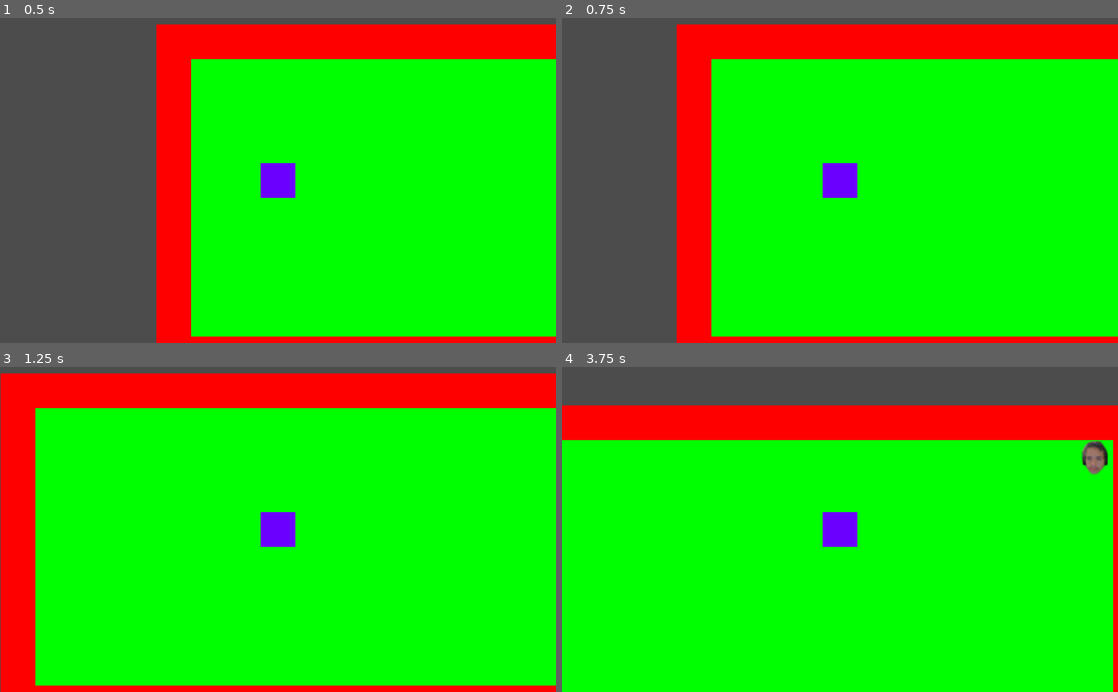
Above: before the commit, frames 1-4 (two rows, left to right).
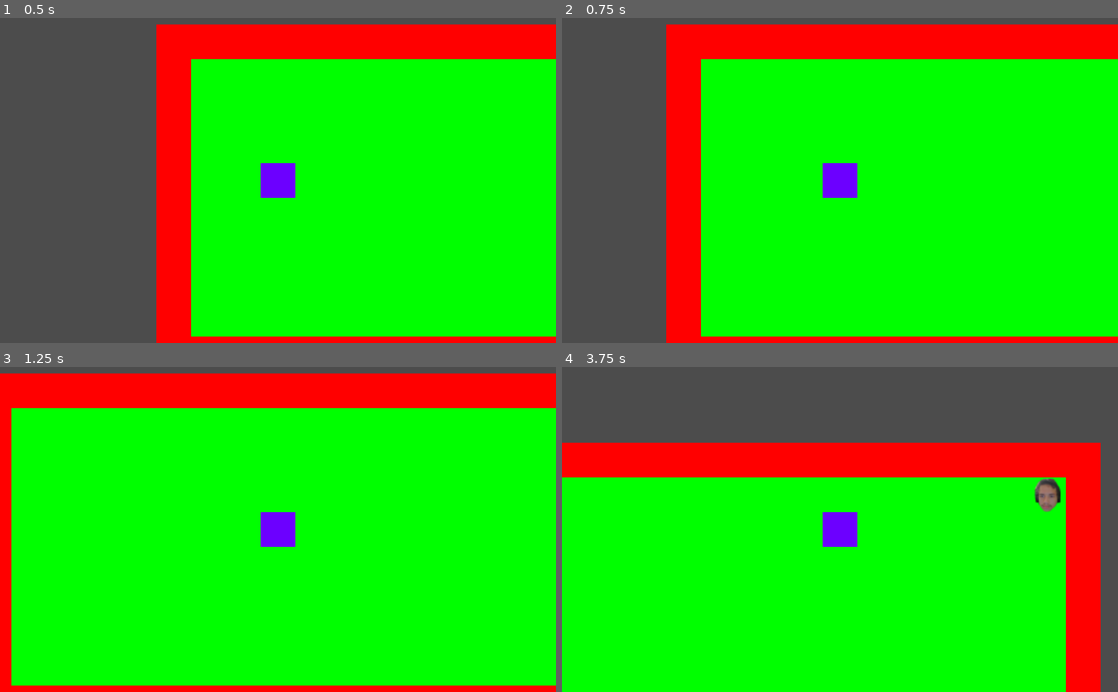
Above: after the commit, the same moments.

Repository: RobBobBot/Gameoff2022
Game: Godot game, scene res://Scenes/Main.tscn
Two runs of this game, one before a commit and one after it. Both use one fixed random seed, a clock stepped at 60 frames per second and the inputs below.
Inputs:
- Up to frame 1 (0.5 s): no input
- Up to frame 2 (0.75 s): tap Enter at 0.5 s; hold D (move_right) from 0.53 s (still down); tap E (interact) at 0.6 s
- Up to frame 3 (1.25 s): keep holding D (move_right)
- Up to frame 4 (3.75 s): release D (move_right) at 1.28 s; hold S (move_down) 1.28-2.03 s; tap E (interact) every 0.75 s from 1.35 to 3.6 s; hold D (move_right) 2.03-2.78 s; hold W (move_up) 2.78-3.53 s; hold A (move_left) from 3.53 s (still down)

Frame 1 is identical in both runs. In frame 2, 3.4% of the frame differs, in the area x 18-27%, y 1-100%; in frame 3, 3.9%; in frame 4, 29%, in the area x 0-100%, y 11-100%.

Commit message:
added snap-to-grid movement

Diff:
--- a/Scenes/Main.tscn
+++ b/Scenes/Main.tscn
@@ -36,3 +36,7 @@
 [node name="Screen" type="CanvasLayer" parent="."]
 
 [node name="UI" parent="Screen" instance=ExtResource( 4 )]
+
+[node name="MovementTween" type="Tween" parent="."]
+
+[connection signal="tween_all_completed" from="MovementTween" to="Player" method="_on_MovementTween_tween_all_completed"]
--- a/Scripts/InputProcess.gd
+++ b/Scripts/InputProcess.gd
@@ -1,6 +1,6 @@
 extends Node
 
-export var movementSpeed : float = 3.5;
+export var movementSpeed : float = 32;
 
 signal interact_pressed_outside_cutscene
 signal interact_pressed_inside_cutscene
@@ -10,13 +10,18 @@
 	Stats.playerVelocity=Vector2()
 
 	if Input.is_action_pressed("move_down"):
-		Stats.playerVelocity.y+=movementSpeed
+		if Stats.playerVelocity==Vector2():
+			Stats.playerVelocity.y+=movementSpeed
 	if Input.is_action_pressed("move_up"):
-		Stats.playerVelocity.y-=movementSpeed
+		if Stats.playerVelocity==Vector2():
+			Stats.playerVelocity.y-=movementSpeed
 	if Input.is_action_pressed("move_right"):
-		Stats.playerVelocity.x+=movementSpeed
+		if Stats.playerVelocity==Vector2():
+			Stats.playerVelocity.x+=movementSpeed
 	if Input.is_action_pressed("move_left"):
-		Stats.playerVelocity.x-=movementSpeed
+		if Stats.playerVelocity==Vector2():
+			Stats.playerVelocity.x-=movementSpeed
+
 	if Input.is_action_just_pressed("interact"):
 		if Stats.inCutscene:
 			emit_signal("interact_pressed_inside_cutscene")
--- a/Scripts/NPC.gd
+++ b/Scripts/NPC.gd
@@ -11,7 +11,7 @@
 		screen.toCutscene()
 
 func _ready():
-	get_node("/root/InputProcess").connect("interact_pressed_outside_cutscene",self,"interactPressed")
+	InputProcess.connect("interact_pressed_outside_cutscene",self,"interactPressed")
 
 func _on_Area2D_body_entered(body):
 	if((body is KinematicBody2D)&&(body as KinematicBody2D).name=="Player"):
--- a/Scripts/Player.gd
+++ b/Scripts/Player.gd
@@ -1,15 +1,25 @@
 extends KinematicBody2D
 
 var moving:bool = false
+var last=0
+var vel
 onready var map: TileMap = get_node("/root/Main/MainMap")
+onready var tween:Tween=get_node("/root/Main/MovementTween")
 
-func move(vec: Vector2):
-	move_and_collide(vec)
+func move(val):
+	move_and_collide(vel*(val-last))
+	last=val
 
 func _physics_process(delta):
-	var vel = Vector2(0,0)
-
 	if Stats.inCutscene:
 		return
 
-	move(Stats.playerVelocity)
+	if Stats.playerVelocity!=Vector2()&&!moving:
+		vel=Stats.playerVelocity
+		moving=true
+		tween.interpolate_method(self,"move",0,1,0.1)
+		tween.start()
+
+func _on_MovementTween_tween_all_completed():
+	moving=false
+	last=0
